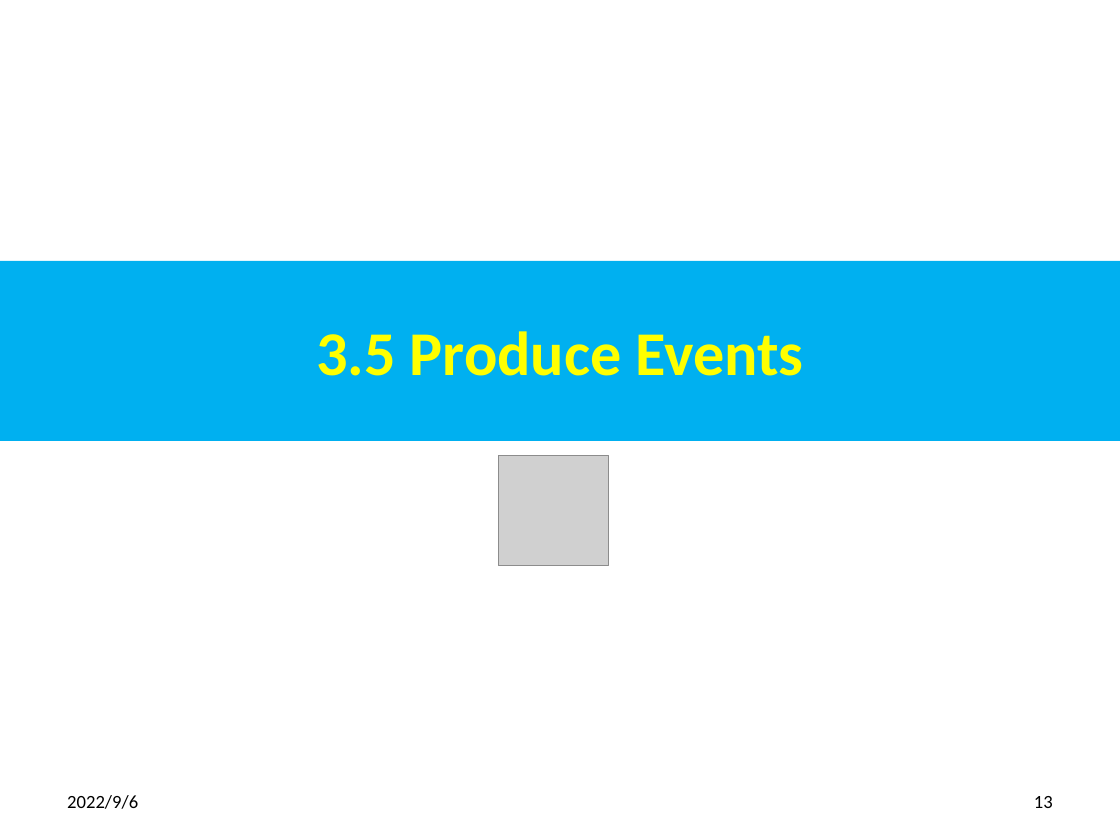
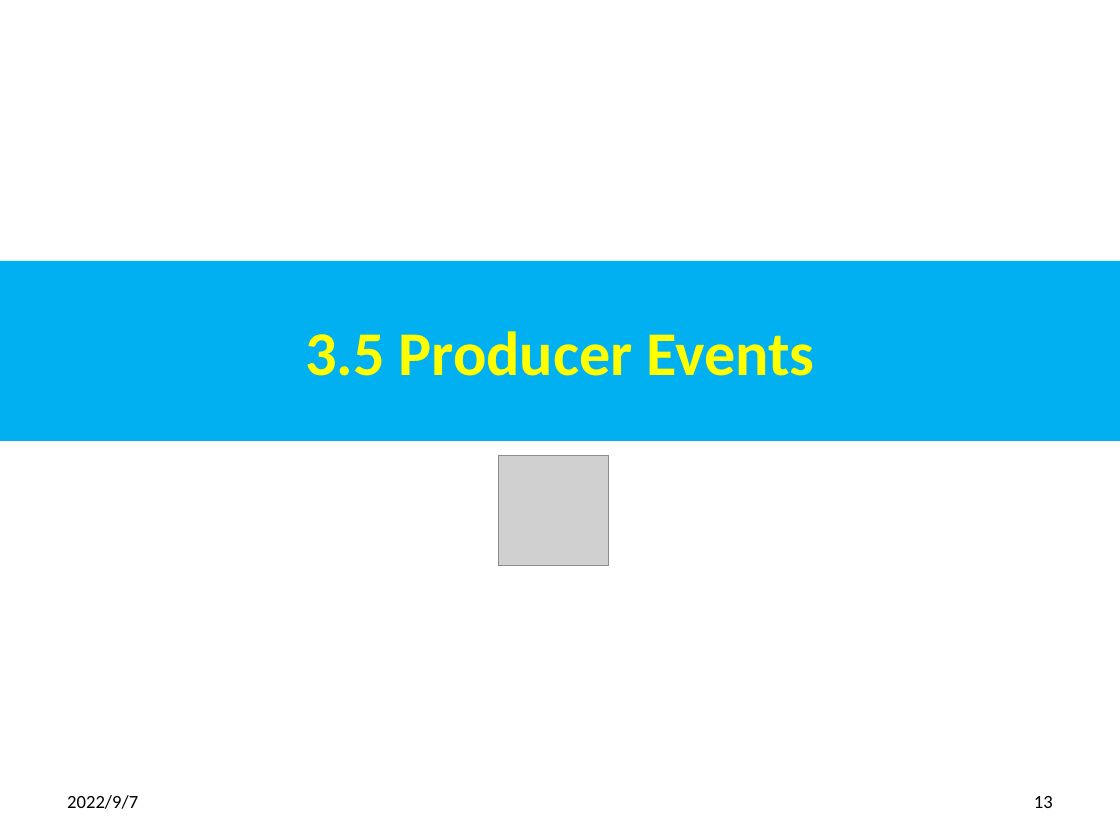
Before and after one commit to peterhchen/013_Kafka, a slide deck: slide 13 of 03_Install.pptx. Drawn at 1120x840 pixels with LibreOffice and Linux fonts; fonts in the diff are those of the drawing; grey boxes stand for pictures. Boxes give left, top, right and bottom in pixels: in the first picture for what was removed or moved away, otherwise in the second. Text is boxed around its words. In the diff, an @@ line names an element or a change of style, - is before the commit and + after.

```diff
--- a/03_Install.pptx
+++ b/03_Install.pptx
@@ title at [305, 331, 815, 376]: text changed @@
-3.5 Produce Events
+3.5 Producer Events
@@ text at [67, 795, 138, 809]: text changed @@
-2022/9/6
+2022/9/7
```
Also in this commit, not shown: 16 other slides changed, 1 other file.
